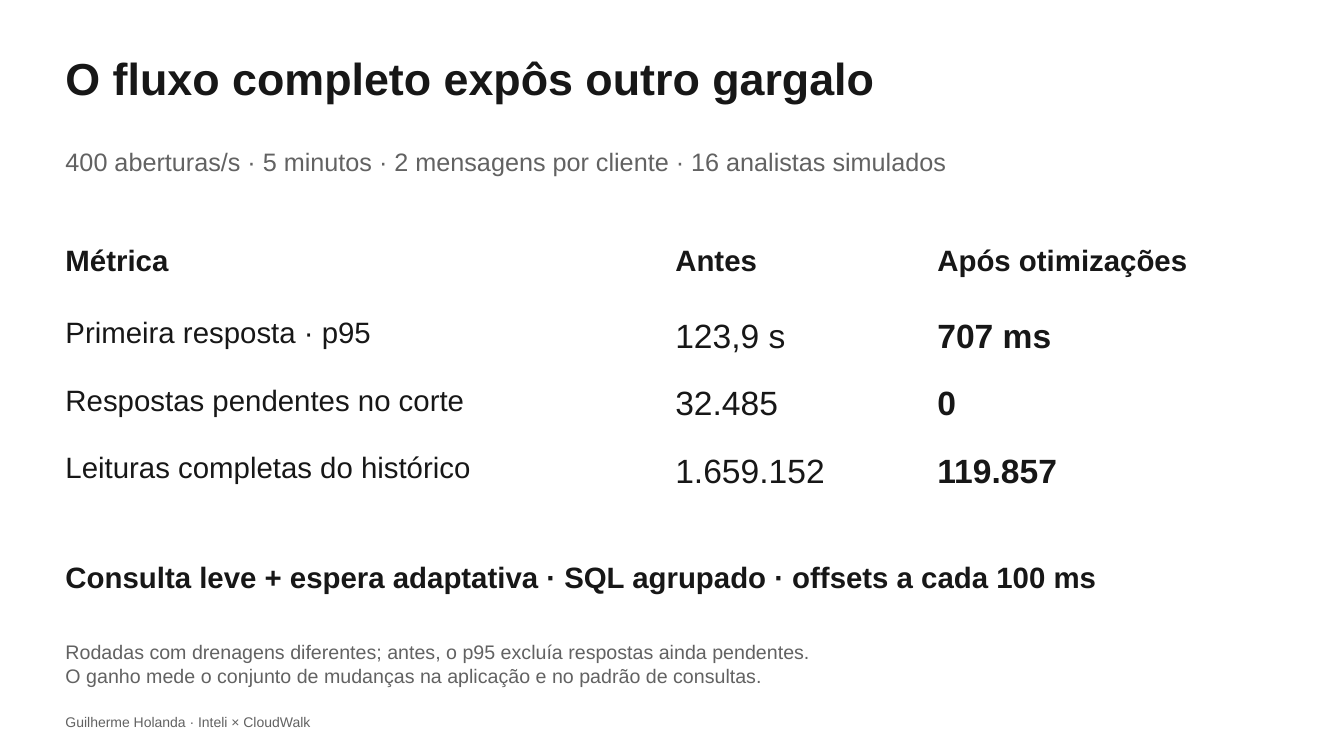
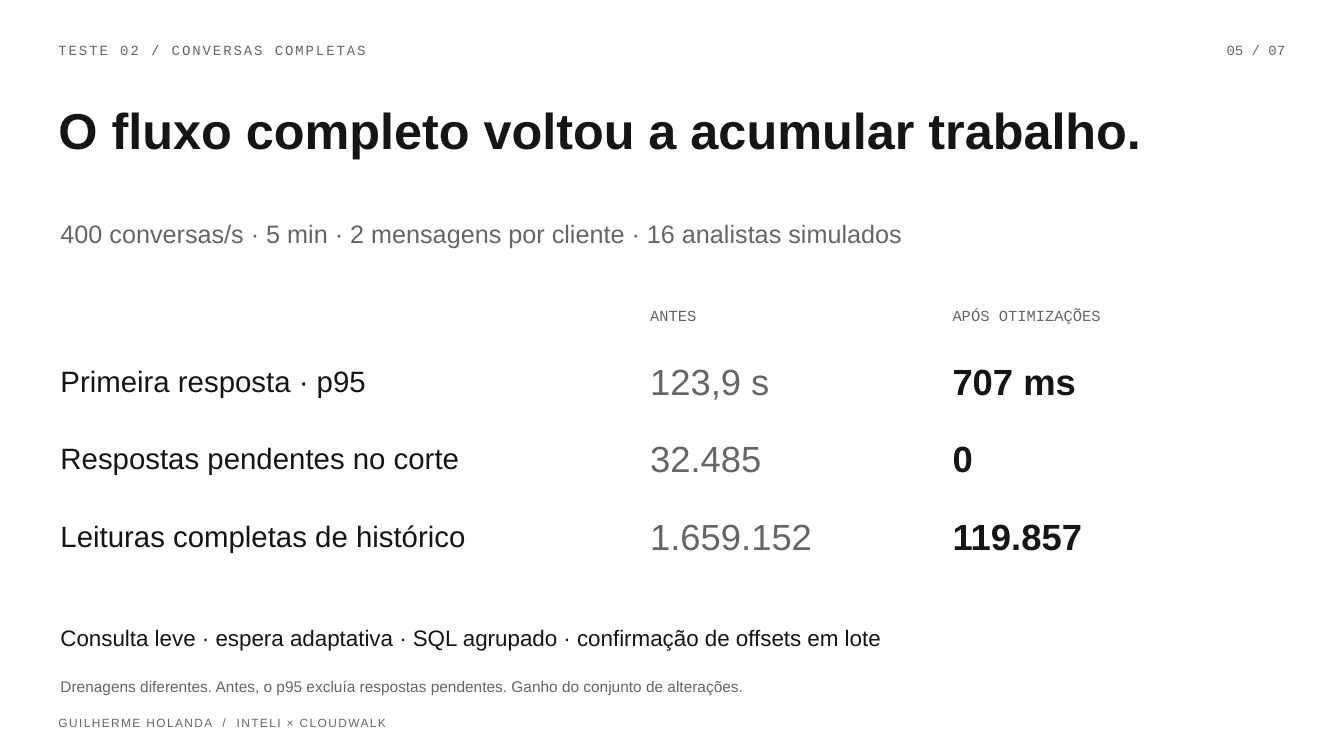
Before and after one commit to Gui0206/case-cloudwalk, a slide deck: slide 5 of Central-HelpDesk-Banca.pptx. Drawn at 1344x756 pixels with LibreOffice and Linux fonts; fonts in the diff are those of the drawing. Boxes give left, top, right and bottom in pixels: in the first picture for what was removed or moved away, otherwise in the second. Text is boxed around its words. In the diff, an @@ line names an element or a change of style, - is before the commit and + after.

Commit message:
Redesenha apresentação como pitch técnico com identidade CloudWalk

```diff
--- a/Central-HelpDesk-Banca.pptx
+++ b/Central-HelpDesk-Banca.pptx
@@ text added at box(58, 45, 366, 55), 10 pt, text #666666 @@
+TESTE 02 / CONVERSAS COMPLETAS
@@ text added at box(1227, 45, 1285, 55), 10 pt, text #666666 @@
+05 / 07
@@ text at box(58, 112, 1141, 159): text changed; size 32 to 36 pt; text colour #171717 to #151515 @@
-O fluxo completo expôs outro gargalo
+O fluxo completo voltou a acumular trabalho.
@@ text at box(60, 225, 901, 248): text changed; text colour #626262 to #666666 @@
-400 aberturas/s · 5 minutos · 2 mensagens por cliente · 16 analistas simulados
+400 conversas/s · 5 min · 2 mensagens por cliente · 16 analistas simulados
@@ text removed at box(65, 249, 168, 272) @@
-Métrica
@@ text at box(650, 310, 696, 321): text changed; size 21 to 11 pt; font Arial to Courier New; text colour #171717 to #666666; bold off @@
-Antes
+ANTES
@@ text at box(953, 310, 1101, 325): text changed; size 21 to 11 pt; font Arial to Courier New; text colour #171717 to #666666; bold off @@
-Após otimizações
+APÓS OTIMIZAÇÕES
@@ text "Primeira resposta · p95": place and size @@
-text "Primeira resposta · p95" at box(65, 321, 371, 349)
+text "Primeira resposta · p95" at box(60, 370, 366, 398)
@@ text "Primeira resposta · p95" at box(60, 370, 366, 398): text colour #171717 to #151515; vertical alignment top to middle @@
@@ text "123,9 s": place and size @@
-text "123,9 s" at box(675, 324, 786, 353)
+text "123,9 s" at box(650, 369, 769, 400)
@@ text "707 ms": place and size @@
-text "707 ms" at box(937, 324, 1052, 349)
+text "707 ms" at box(953, 369, 1076, 396)
@@ text "Respostas pendentes no corte" at box(60, 447, 459, 475): text colour #171717 to #151515; vertical alignment top to middle @@
@@ text "Respostas pendentes no corte": place and size @@
-text "Respostas pendentes no corte" at box(65, 389, 464, 417)
+text "Respostas pendentes no corte" at box(60, 447, 459, 475)
@@ text "32.485": place and size @@
-text "32.485" at box(675, 391, 778, 416)
+text "32.485" at box(650, 446, 761, 473)
@@ text "0": place and size @@
-text "0" at box(937, 391, 956, 416)
+text "0" at box(953, 446, 973, 473)
@@ text at box(60, 525, 465, 553): text changed; text colour #171717 to #151515 @@
-Leituras completas do histórico
+Leituras completas de histórico
@@ size 24 to 26 pt, text colour #171717 to #666666; vertical alignment top to middle in 3 elements at box(650, 369, 769, 400), box(650, 446, 761, 473), box(650, 524, 812, 551) @@
@@ text "1.659.152": place and size @@
-text "1.659.152" at box(675, 459, 824, 484)
+text "1.659.152" at box(650, 524, 812, 551)
@@ size 24 to 26 pt, text colour #171717 to #151515; vertical alignment top to middle in 3 elements at box(953, 369, 1076, 396), box(953, 446, 973, 473), box(953, 524, 1082, 551) @@
@@ text "119.857": place and size @@
-text "119.857" at box(937, 459, 1057, 484)
+text "119.857" at box(953, 524, 1082, 551)
@@ vertical alignment top to middle in 7 elements at box(58, 714, 966, 732), box(953, 310, 1101, 325), box(650, 310, 696, 321), box(60, 225, 901, 248), box(60, 525, 465, 553), box(60, 680, 742, 695), box(60, 629, 881, 651) @@
@@ text at box(60, 629, 881, 651): text changed; size 21 to 16 pt; text colour #171717 to #151515; bold off @@
-Consulta leve + espera adaptativa · SQL agrupado · offsets a cada 100 ms
+Consulta leve · espera adaptativa · SQL agrupado · confirmação de offsets em lote
@@ text at box(60, 680, 742, 695): text changed; size 14 to 11 pt; text colour #626262 to #666666 @@
-Rodadas com drenagens diferentes; antes, o p95 excluía respostas ainda pendentes.
-O ganho mede o conjunto de mudanças na aplicação e no padrão de consultas.
+Drenagens diferentes. Antes, o p95 excluía respostas pendentes. Ganho do conjunto de alterações.
@@ text at box(65, 717, 310, 727): text changed; size 10 to 8.5 pt; text colour #626262 to #666666 @@
-Guilherme Holanda · Inteli × CloudWalk
+GUILHERME HOLANDA / INTELI × CLOUDWALK
```
Also in this commit, not shown: 7 other slides changed, 3 slides added, 3 slides removed.
